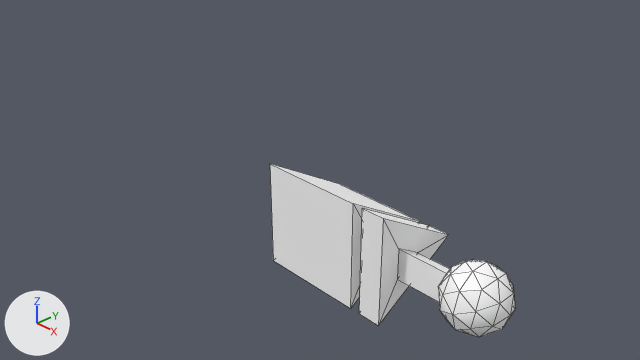
A saved change to the Blender file assets/turret.blend.
Both versions are drawn from the file's camera 'Camera'. The axes (+X, +Y, +Z) are drawn at lower left. The lights are the same throughout. Mesh edges are drawn as thin lines.

Objects in the first picture: 'base', 'top'.
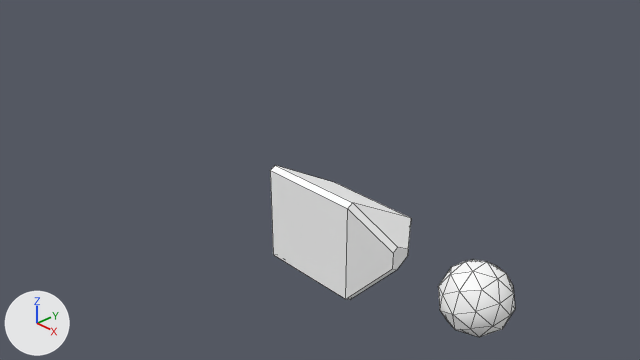
Patch to the scene script:
```diff
--- a/assets/turret.blend.py
+++ b/assets/turret.blend.py
@@ mat_material_001 @@
+mat_material_001 = diffuse_material('Material.001')
+mat_material_001.base_color = (1.0, 1.0, 1.0)  # white #ffffff
@@ me_circle @@
 # used by ob_base; location = (0.0, 0.0, 0.0)
-me_circle.from_pydata(...)  # 38 vertices, 31 faces; spans x 0.01..3.13, y -0.5..1.0, z -0.87..0.87
-me_circle.materials.append(mat_material)  # white #ffffff
+me_circle.from_pydata(...)  # 18 vertices, 14 faces; spans x 0.01..2.2, y -0.5..0.9, z -0.81..0.81
+# me_circle part 1: the whole mesh is rebuilt
+me_circle.materials.append(mat_material_001)  # white #ffffff
```

Boxes [x1, y1, x2, y2] around the edits, measured in the pictures (640 x 360 px):
'base', reshaped (22% narrower, 16% shorter)
    before: [270, 164, 450, 325]
    after: [270, 165, 411, 300]
